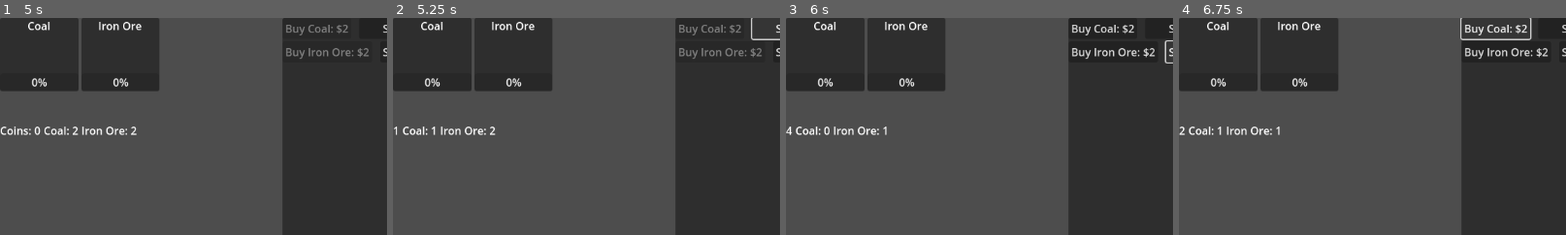
Above: before the commit, frames 1-4 (left to right).
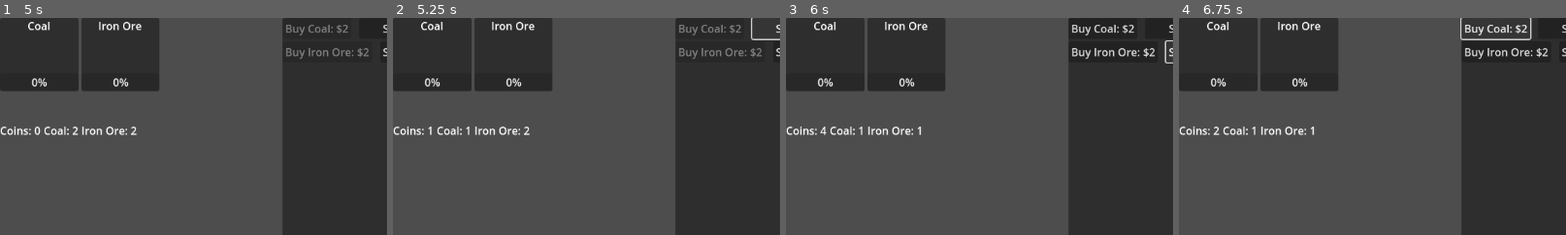
Above: after the commit, the same moments.

Repository: Uziel-8/OAI-BLACKSMITH-POC
Game: Godot game, scene res://Scenes/level.tscn
The game is run twice, just before and just after one commit, with the same random seed, the same clock (stepped at 60 frames per second) and the same inputs.
Inputs:
- Up to frame 1 (5 s): click "Coal" at 0.5 s; click "Iron Ore" at 1.25 s; click "End Day" at 2 s; click "Coal" at 2.75 s; click "Iron Ore" at 3.5 s; click "End Day" at 4.25 s
- Up to frame 2 (5.25 s): click "Sell Coal: $1" at 5 s
- Up to frame 3 (6 s): click "Sell Iron Ore: $1" at 5.75 s
- Up to frame 4 (6.75 s): click "Buy Coal: $2" at 6.5 s
The pictures show only the part of the screen within x 0-50%, y 0-50%; the shares and areas given below are measured in that part.

Frame 1 is identical in both runs. In frame 2, 0.7% of the frame differs, in the area x 0-36%, y 50-55%; in frame 3, 0.7%, in the area x 0-35%, y 50-55%; in frame 4, 0.7%.

Commit message:
started working on getting items to sell and buy properly, and not go below 0. this may require a refactor of the item system. Not sure that they need to be resources?

Diff:
--- a/OAI Blacksmith POC/Scenes/level.gd
+++ b/OAI Blacksmith POC/Scenes/level.gd
@@ -17,6 +17,7 @@
 
 func _ready() -> void:
 	EventBus.mined.connect(_on_ore_mined)
+	EventBus.coin_changed.connect(_on_coin_changed)
 	energy_label.text = str("Energy: ", Globals.energy)
 	day_label.text = str("Day ", Globals.day)
 	rent_label.text = str("Weekly Bill: ", Globals.rent)
@@ -36,7 +37,7 @@
 	day_label.text = str("Day ", Globals.day)
 	EventBus.day_changed.emit()
 
-func _on_coin_added():
+func _on_coin_changed():
 	coin_label.text = str("Coins: ", Globals.coins)
 	print("chaching")
 
--- a/OAI Blacksmith POC/Scenes/trader.gd
+++ b/OAI Blacksmith POC/Scenes/trader.gd
@@ -18,6 +18,7 @@
 
 func _ready() -> void:
 	EventBus.day_changed.connect(_on_day_changed)
+
 
 func _process(_delta: float) -> void:
 	if Globals.coins >= coal_buy:
@@ -44,10 +45,16 @@
 		return
 
 func _on_coal_sell_pressed() -> void:
-#if/for statement goes here or maybe in process
-	Globals.coins += coal_sell
-	Inventory.remove_item(coal)
+	if Inventory.COAL.stack_size > 0:
+		Globals.coins += coal_sell
+		Inventory.remove_item(coal)
+	else:
+		return
 
-func _on_iron_ore_sell_pressed() -> void:
-	Globals.coins += iron_ore_sell
-	Inventory.remove_item(iron_ore)
+func _on_iron_ore_sell_pressed():
+	for IRON_ORE in Inventory.items:
+		if iron_ore.stack_size > 0:
+			Globals.coins += iron_ore_sell
+			Inventory.remove_item(iron_ore)
+		else:
+			iron_ore_sell_button.disabled = true
--- a/OAI Blacksmith POC/Scripts/inventory.gd
+++ b/OAI Blacksmith POC/Scripts/inventory.gd
@@ -23,11 +23,15 @@
 func remove_item(item: Item):
 	for existing_item in items:
 		if existing_item.item_name == item.item_name:
-			existing_item.stack_size -= item.stack_size
-			print("stacked item:", item.item_name , "new count:", existing_item.stack_size)
+			var amount_to_remove = min(existing_item.stack_size, item.stack_size)
+
+			existing_item.stack_size -= amount_to_remove
+
+			print("removed ", amount_to_remove, "x ", item.item_name, ": new count:", existing_item.stack_size)
+
+			if existing_item.stack_size <= 0:
+				items.erase(existing_item)
+				print("removed ", item.item_name, " from inventory")
 			return
 
-	items.erase(item.duplicate())
-	print("removed item:", item.item_name)
-	#for this function, it seems to basically be identical to the add function.
-	#use erase instead of append
+	print("item not found: ", item.item_name)
